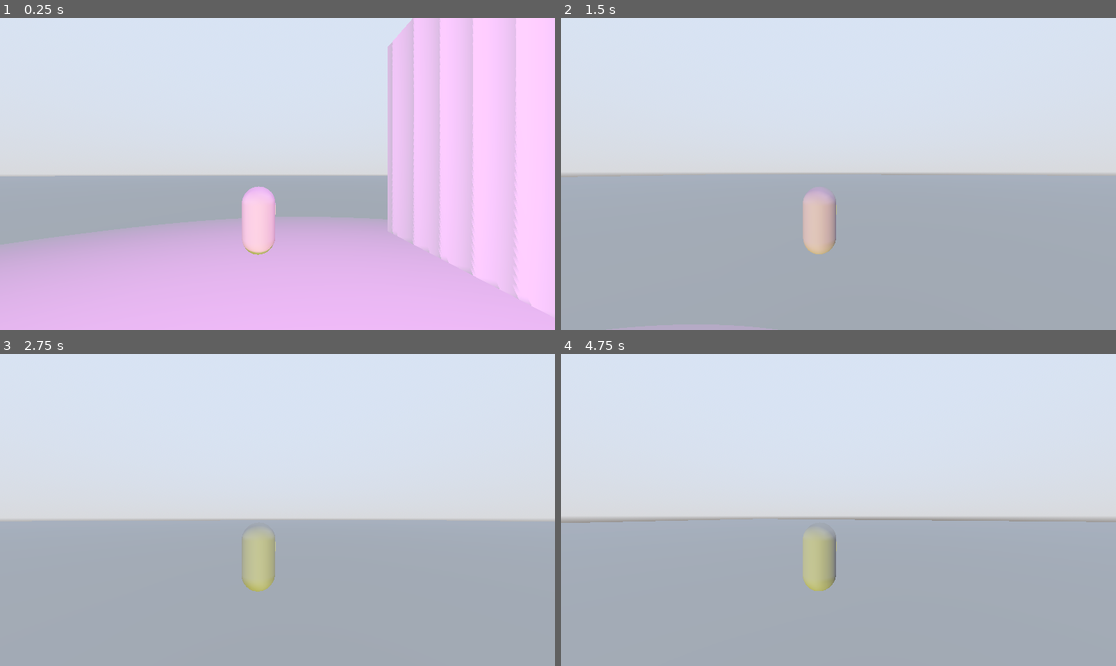
Above: before the commit, frames 1-4 (two rows, left to right).
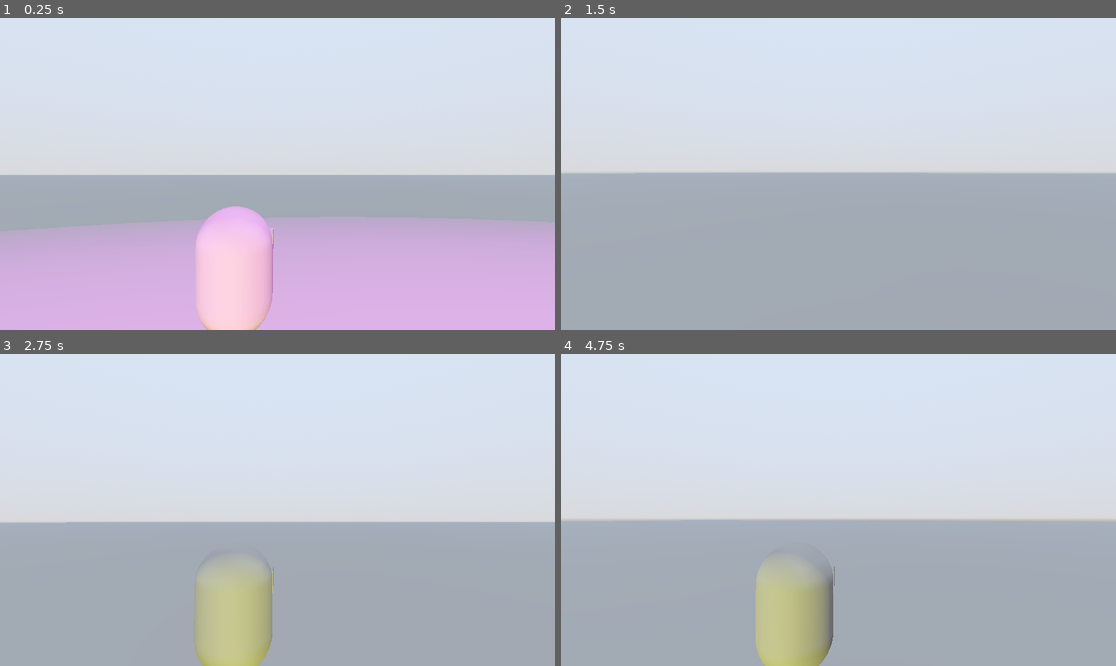
Above: after the commit, the same moments.

Repository: sky406/sorcerergame
Game: Godot game, scene res://testscene.tscn
Same seed, same stepped clock (60 frames per second), same inputs: the game is played once before the commit and once after it. The project has no main scene, so this scene is started directly.
Inputs (mouse positions are in pixels of both pictures, inside the frame that each line leads up to):
- Up to frame 1 (0.25 s): no input
- Up to frame 2 (1.5 s): tap Enter at 0.5 s; move the mouse to (866, 174) at 0.52 s; hold W (moveForward) from 0.53 s (still down); tap Space (jump) at 0.6, 0.77, 1.07, 1.35 s; click (866, 174) at 0.67 s; move the mouse to (810, 174) at 1.27 s
- Up to frame 3 (2.75 s): keep holding W (moveForward); tap Space (jump) at 1.52, 1.82, 2.1 s; move the mouse to (288, 503) at 2.02 s
- Up to frame 4 (4.75 s): keep holding W (moveForward); move the mouse to (832, 516) at 2.77 s; tap Space (jump) at 2.85, 3.02, 3.32, 3.5, 3.6, 3.77, 4.07, 4.35, 4.52 s; click (832, 516) at 2.92 s; move the mouse to (877, 513) at 3.52 s; tap Enter at 4.25 s; move the mouse to (794, 506) at 4.27 s

The runs differ from the first frame. In frame 1, 28% of the frame differs, in the area x 0-100%, y 0-100%; in frame 2, 1.2%; in frame 3, 5.2%; in frame 4, 5.7%.

Commit message:
changed the move script into a function

Diff:
--- a/player/player_character.gd
+++ b/player/player_character.gd
@@ -1,12 +1,16 @@
 extends CharacterBody3D
 
-var speed = 10
-const jump_vel = 30
+@export var speed = 30
+@export var acceleration = 5
+@export var dash_speed = 60
+@export var sprint_speed = 36
+@export var jump_vel = 20
 var gravity = ProjectSettings.get_setting("physics/3d/default_gravity")
 var mouse_delta:Vector2 = Vector2.ZERO
 @export var lookSensitivity:float = 15.0
 var horizontallook:float = 5
 var verticallook:float = 15
+var current_speed = speed
 
 func _ready():
 	#lock mouse to screen
@@ -19,26 +23,31 @@
 	rotatecameraX(rot.x)
 	mouse_delta = Vector2.ZERO
 
+
 func _physics_process(delta):
+	print(getSpeed())
+	# debug player speed, TODO remove release
+	var sprint_format
+
 	# gravity
 	if not is_on_floor():
 		velocity.y -= gravity * delta
-
 	# jumping
 	if Input.is_action_just_pressed("jump") and is_on_floor():
 		velocity.y = jump_vel
 
 	# moving inputs and all that
-	var input_dir = Input.get_vector("strafeLeft","strafeRight","moveForward","moveBackward")
-	var direction = (transform.basis * Vector3(input_dir.x,0,input_dir.y)).normalized() # note to self this may be redundant so caheck later
-	if direction:
-		velocity.x = direction.x * speed
-		velocity.z = direction.z * speed
-	else:
-		velocity.x = move_toward(velocity.x,0,speed)
-		velocity.z = move_toward(velocity.x,0,speed)
 
-	move_and_slide()
+	#var input_dir = Input.get_vector("strafeLeft","strafeRight","moveForward","moveBackward")
+	#var direction = (transform.basis * Vector3(input_dir.x,0,input_dir.y)).normalized() # note to self this may be redundant so caheck later
+	#if direction:
+		#velocity.x = direction.x * current_speed
+		#velocity.z = direction.z * current_speed
+	#else:
+		#velocity.x = lerp(velocity.x,0.0,0.1)
+		#velocity.z = lerp(velocity.z,0.0,0.1)
+	#move_and_slide()
+	move()
 
 func _input(event):
 	if event is InputEventMouseMotion:
@@ -53,3 +62,23 @@
 	currentrot = clamp(currentrot,minLookAngle,maxLookAngle)
 
 	get_node("cameraOrbit").rotation_degrees.x = currentrot
+
+func dash():
+	var dash_speed = 60
+
+func getSpeed():
+	var velocity = get_real_velocity()
+	var horizontal_speed:float = sqrt(pow(velocity.x,2)+pow(velocity.z,2))
+	var totalspeed = sqrt(pow(velocity.y,2)+pow(horizontal_speed,2))
+	return snapped(totalspeed,0.01)
+
+func move():
+	var input_dir = Input.get_vector("strafeLeft","strafeRight","moveForward","moveBackward")
+	var direction = (transform.basis * Vector3(input_dir.x,0,input_dir.y)).normalized() # note to self this may be redundant so caheck later
+	if direction:
+		velocity.x = direction.x * current_speed
+		velocity.z = direction.z * current_speed
+	else:
+		velocity.x = lerp(velocity.x,0.0,0.1)
+		velocity.z = lerp(velocity.z,0.0,0.1)
+	move_and_slide()
--- a/player/player_character.tscn
+++ b/player/player_character.tscn
@@ -1,19 +1,22 @@
-[gd_scene load_steps=6 format=3 uid="uid://bqv22p58k73pd"]
+[gd_scene load_steps=7 format=3 uid="uid://bqv22p58k73pd"]
 
 [ext_resource type="Script" path="res://player/player_character.gd" id="1_jsxkw"]
 [ext_resource type="Script" path="res://player/cameraOrbit.gd" id="2_7ll05"]
 
 [sub_resource type="CapsuleMesh" id="CapsuleMesh_343o7"]
+height = 1.65
 
 [sub_resource type="BoxMesh" id="BoxMesh_qt0gw"]
 
 [sub_resource type="CapsuleShape3D" id="CapsuleShape3D_tf42a"]
 
+[sub_resource type="SphereShape3D" id="SphereShape3D_jm0xf"]
+
 [node name="playerCharacter" type="CharacterBody3D"]
 script = ExtResource("1_jsxkw")
 
 [node name="playermesh" type="MeshInstance3D" parent="."]
-transform = Transform3D(1, 0, 0, 0, 1, 0, 0, 0, 1, 0, 1, 0)
+transform = Transform3D(1, 0, 0, 0, 1, 0, 0, 0, 1, 0, 0.83116, 0)
 transparency = 0.17
 mesh = SubResource("CapsuleMesh_343o7")
 
@@ -30,9 +33,11 @@
 script = ExtResource("2_7ll05")
 
 [node name="SpringArm3D" type="SpringArm3D" parent="cameraOrbit"]
-transform = Transform3D(1, 0, 0, 0, 1, 0, 0, 0, 1, 0.564596, 0.789378, 0)
-spring_length = 5.0
+transform = Transform3D(1, 0, 0, 0, 1, 0, 0, 0, 1, 0.564596, 0.505791, 0)
+shape = SubResource("SphereShape3D_jm0xf")
+spring_length = 3.0
+margin = 1.0
 
 [node name="Camera3D" type="Camera3D" parent="cameraOrbit/SpringArm3D"]
-transform = Transform3D(1, 0, 0, 0, 1, 0, 0, 0, 1, 0, 0, 5.11247)
-fov = 86.5
+transform = Transform3D(1, 0, 0, 0, 1, 0, 0, 0, 1, 0, 0, 3.45564)
+fov = 69.5
--- a/testscene.gd
+++ b/testscene.gd
@@ -6,9 +6,9 @@
 	pass # Replace with function body.
 
 
-# Called every frame. 'delta' is the elapsed time since the previous frame.
-func _process(delta):
-	pass
+## Called every frame. 'delta' is the elapsed time since the previous frame.
+#func _process(delta):
+	#pass
 
 #just a function to quit the test room DELETE LATER
 func _unhandled_input(event):
--- a/testscene.tscn
+++ b/testscene.tscn
@@ -14,6 +14,7 @@
 [sub_resource type="Environment" id="Environment_vmpyy"]
 background_mode = 2
 sky = SubResource("Sky_nes5c")
+ambient_light_color = Color(0.952941, 0.678431, 0, 1)
 tonemap_mode = 2
 sdfgi_enabled = true
 glow_enabled = true
@@ -27,6 +28,13 @@
 
 [sub_resource type="StandardMaterial3D" id="StandardMaterial3D_s0h1k"]
 metallic = 0.48
+
+[sub_resource type="CylinderMesh" id="CylinderMesh_wcuno"]
+top_radius = 1.5
+bottom_radius = 1.5
+height = 1.65
+
+[sub_resource type="StandardMaterial3D" id="StandardMaterial3D_ksq1p"]
 
 [node name="Node" type="Node"]
 script = ExtResource("1_n18cj")
@@ -47,7 +55,7 @@
 skeleton = NodePath("../..")
 
 [node name="player_character" parent="." instance=ExtResource("1_yvgkh")]
-transform = Transform3D(1.88426, 0, 0, 0, 1.88426, 0, 0, 0, 1.88426, -21.7405, 0, -13.3001)
+transform = Transform3D(1, 0, 0, 0, 1, 0, 0, 0, 1, -21.7405, 0, -13.3001)
 
 [node name="DirectionalLight3D" type="DirectionalLight3D" parent="."]
 transform = Transform3D(1, 0, 0, 0, 0.836535, -0.547914, 0, 0.547914, 0.836535, -21.7405, 47.5292, -13.3001)
@@ -68,3 +76,9 @@
 use_collision = true
 mesh = SubResource("BoxMesh_gen3n")
 material = SubResource("StandardMaterial3D_s0h1k")
+
+[node name="CSGMesh3D2" type="CSGMesh3D" parent="."]
+transform = Transform3D(1, 0, 0, 0, 1, 0, 0, 0, 1, -26, 1, -12)
+use_collision = true
+mesh = SubResource("CylinderMesh_wcuno")
+material = SubResource("StandardMaterial3D_ksq1p")
Not shown: 1 places in testscene.tscn that only renumber resources
